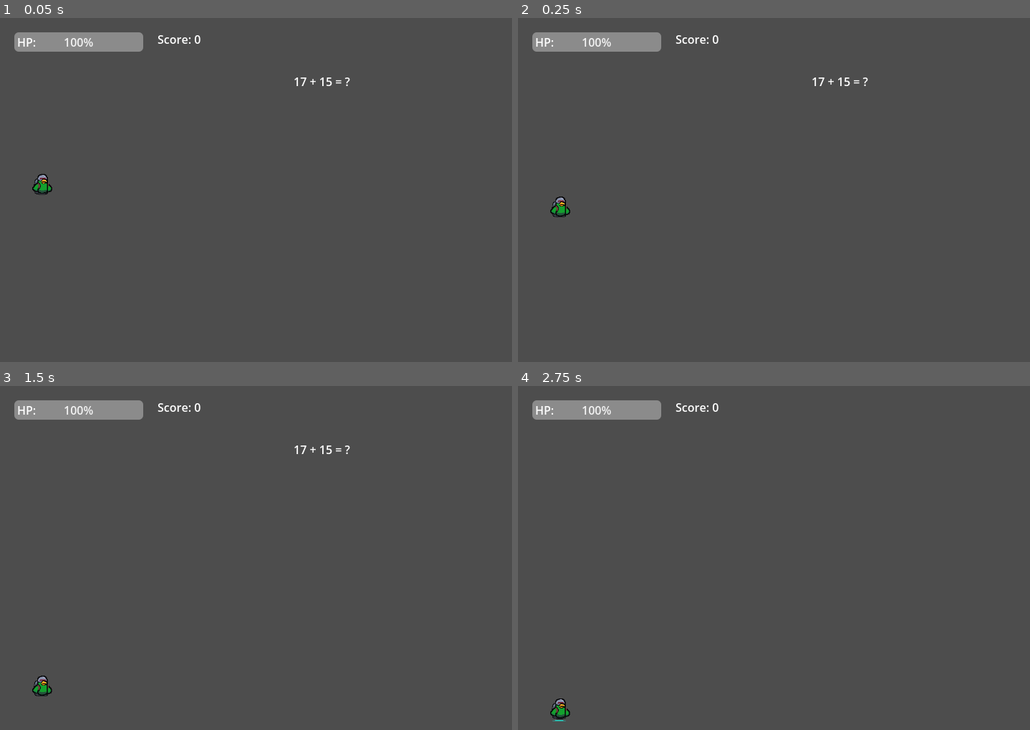
Above: before the commit, frames 1-4 (two rows, left to right).
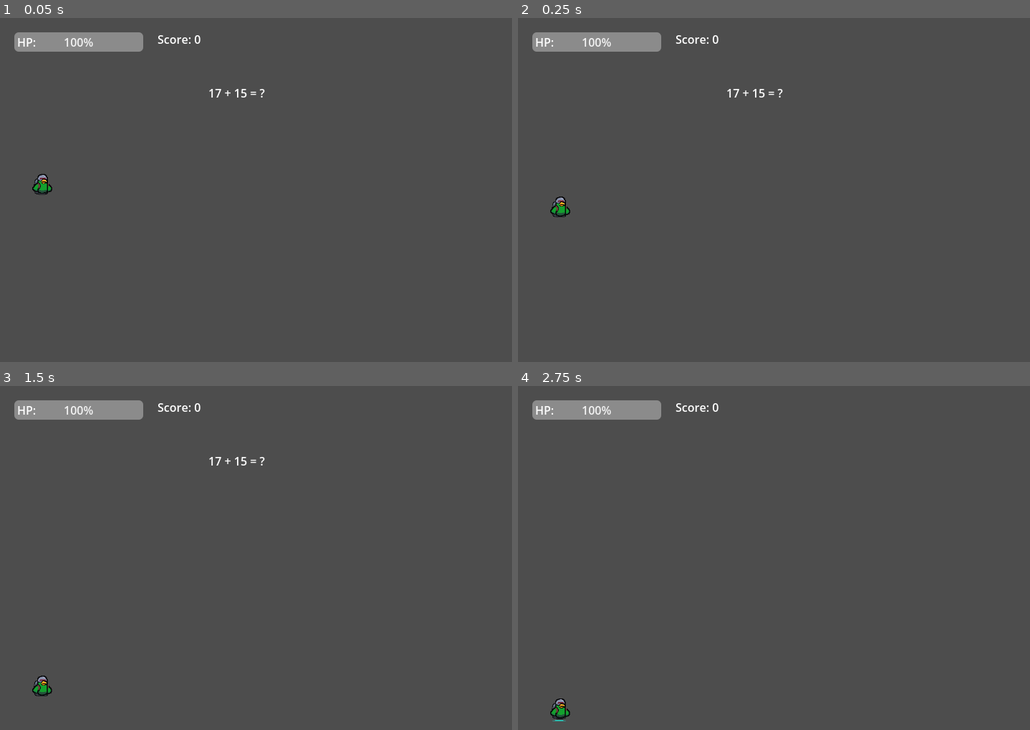
Above: after the commit, the same moments.

Repository: kienmiiru/math-wings
Game: Godot game, scene res://stage3/stage3.tscn
The game is run twice, just before and just after one commit, with the same random seed, the same clock (stepped at 60 frames per second) and the same inputs. The project has no main scene, so this scene is started directly.
Inputs (mouse positions are in pixels of both pictures, inside the frame that each line leads up to):
- Up to frame 1 (0.05 s): no input
- Up to frame 2 (0.25 s): no input
- Up to frame 3 (1.5 s): move the mouse to (373, 540) at 0.52 s; click (373, 540) at 0.6 s; tap Space (flap) at 0.77, 1.07 s; move the mouse to (153, 575) at 1.27 s; click (153, 575) at 1.35 s
- Up to frame 4 (2.75 s): tap Space (flap) at 1.52, 1.82 s; move the mouse to (825, 482) at 2.02 s; click (825, 482) at 2.1 s

The runs differ from the first frame. In frame 1, 0.2% of the frame differs, in the area x 40-69%, y 17-24%; in frame 2, 0.2%; in frame 3, 0.2%; in frame 4, nothing differs.

Commit message:
sprite boss 1

Diff:
--- a/stage3/hud_stage3.tscn
+++ b/stage3/hud_stage3.tscn
@@ -1,6 +1,6 @@
-[gd_scene load_steps=2 format=3]
+[gd_scene load_steps=2 format=3 uid="uid://dpu16fqusxgun"]
 
-[ext_resource type="Script" path="res://stage3/hud_stage3.gd" id=1]
+[ext_resource type="Script" uid="uid://bhy8ga0l64k0a" path="res://stage3/hud_stage3.gd" id="1"]
 
 [node name="HUDStage3" type="CanvasLayer"]
 script = ExtResource("1")
@@ -29,10 +29,9 @@
 text = "Score: 0"
 
 [node name="QuestionLabel" type="Label" parent="."]
-offset_left = 300.0
-offset_top = 77.0
-offset_right = 600.0
-offset_bottom = 110.0
+offset_left = 181.0
+offset_top = 93.0
+offset_right = 481.0
+offset_bottom = 126.0
 text = "1 + 1 = ?"
 horizontal_alignment = 1
-visible = true
--- /dev/null
+++ b/stage4/boss_1.tscn
@@ -0,0 +1,104 @@
+[gd_scene load_steps=22 format=3 uid="uid://puibd4woc2e"]
+
+[ext_resource type="Texture2D" uid="uid://c0p10hyoxxqfr" path="res://assets/prof/prof_idle/profstasis1.png" id="1_txokj"]
+[ext_resource type="Texture2D" uid="uid://bjg6sgiy16oj" path="res://assets/prof/prof_idle/profstasis2.png" id="2_1e50g"]
+[ext_resource type="Texture2D" uid="uid://hkh2nq6vynxs" path="res://assets/prof/prof_idle/profstasis3.png" id="3_5owxh"]
+[ext_resource type="Texture2D" uid="uid://6oaq4kqn8vmg" path="res://assets/prof/prof_idle/profstasis4.png" id="4_suu2e"]
+[ext_resource type="Texture2D" uid="uid://v5pr1ok6ht5h" path="res://assets/prof/prof_idle/profstasis5.png" id="5_osfwy"]
+[ext_resource type="Texture2D" uid="uid://d28c5liyaarje" path="res://assets/prof/prof_idle/profstasis6.png" id="6_iwheo"]
+[ext_resource type="Texture2D" uid="uid://q2k62y2krs2o" path="res://assets/prof/prof_idle/profstasis7.png" id="7_yjh1p"]
+[ext_resource type="Texture2D" uid="uid://dnq3hijde0dhn" path="res://assets/prof/prof_attack/profattack1.png" id="8_havu7"]
+[ext_resource type="Texture2D" uid="uid://cm0yrtaai2v3g" path="res://assets/prof/prof_attack/profattack2.png" id="9_stbnd"]
+[ext_resource type="Texture2D" uid="uid://bnidp43yjs85e" path="res://assets/prof/prof_attack/profattack3.png" id="10_b8ru5"]
+[ext_resource type="Texture2D" uid="uid://bnl7ieeio0kf4" path="res://assets/prof/prof_attack/profattack4.png" id="11_oqluk"]
+[ext_resource type="Texture2D" uid="uid://n5vqlah4kx62" path="res://assets/prof/prof_attack/profattack5.png" id="12_b7mhq"]
+[ext_resource type="Texture2D" uid="uid://dgtntlnqnrn0s" path="res://assets/prof/prof_attack/profattack6.png" id="13_cg5lj"]
+[ext_resource type="Texture2D" uid="uid://du6jui2v7bnqo" path="res://assets/prof/prof_attack/profattack7.png" id="14_st57q"]
+[ext_resource type="Texture2D" uid="uid://d6ltcwvkqlro" path="res://assets/prof/prof_attack/profattack8.png" id="15_3b6bu"]
+[ext_resource type="Texture2D" uid="uid://djy4exr61crl6" path="res://assets/prof/prof_attack/profattack9.png" id="16_jrk72"]
+[ext_resource type="Texture2D" uid="uid://fqghsu7rfkbh" path="res://assets/prof/prof_attack/profattack10.png" id="17_ty7r8"]
+[ext_resource type="Texture2D" uid="uid://c6jq7j24yy32x" path="res://assets/prof/prof_attack/profattack11.png" id="18_xc7rh"]
+
+[sub_resource type="SpriteFrames" id="SpriteFrames_havu7"]
+animations = [{
+"frames": [{
+"duration": 1.0,
+"texture": ExtResource("1_txokj")
+}, {
+"duration": 1.0,
+"texture": ExtResource("2_1e50g")
+}, {
+"duration": 1.0,
+"texture": ExtResource("3_5owxh")
+}, {
+"duration": 1.0,
+"texture": ExtResource("4_suu2e")
+}, {
+"duration": 1.0,
+"texture": ExtResource("5_osfwy")
+}, {
+"duration": 1.0,
+"texture": ExtResource("6_iwheo")
+}, {
+"duration": 1.0,
+"texture": ExtResource("7_yjh1p")
+}],
+"loop": true,
+"name": &"default",
+"speed": 5.0
+}]
+
+[sub_resource type="SpriteFrames" id="SpriteFrames_stbnd"]
+animations = [{
+"frames": [{
+"duration": 1.0,
+"texture": ExtResource("8_havu7")
+}, {
+"duration": 1.0,
+"texture": ExtResource("9_stbnd")
+}, {
+"duration": 1.0,
+"texture": ExtResource("10_b8ru5")
+}, {
+"duration": 1.0,
+"texture": ExtResource("11_oqluk")
+}, {
+"duration": 1.0,
+"texture": ExtResource("12_b7mhq")
+}, {
+"duration": 1.0,
+"texture": ExtResource("13_cg5lj")
+}, {
+"duration": 1.0,
+"texture": ExtResource("14_st57q")
+}, {
+"duration": 1.0,
+"texture": ExtResource("15_3b6bu")
+}, {
+"duration": 1.0,
+"texture": ExtResource("16_jrk72")
+}, {
+"duration": 1.0,
+"texture": ExtResource("17_ty7r8")
+}, {
+"duration": 1.0,
+"texture": ExtResource("18_xc7rh")
+}],
+"loop": true,
+"name": &"default",
+"speed": 5.0
+}]
+
+[sub_resource type="CircleShape2D" id="CircleShape2D_b8ru5"]
+radius = 47.296936
+
+[node name="Boss1" type="Area2D"]
+
+[node name="Idle" type="AnimatedSprite2D" parent="."]
+sprite_frames = SubResource("SpriteFrames_havu7")
+
+[node name="Attack" type="AnimatedSprite2D" parent="."]
+sprite_frames = SubResource("SpriteFrames_stbnd")
+
+[node name="CollisionShape2D" type="CollisionShape2D" parent="."]
+shape = SubResource("CircleShape2D_b8ru5")
